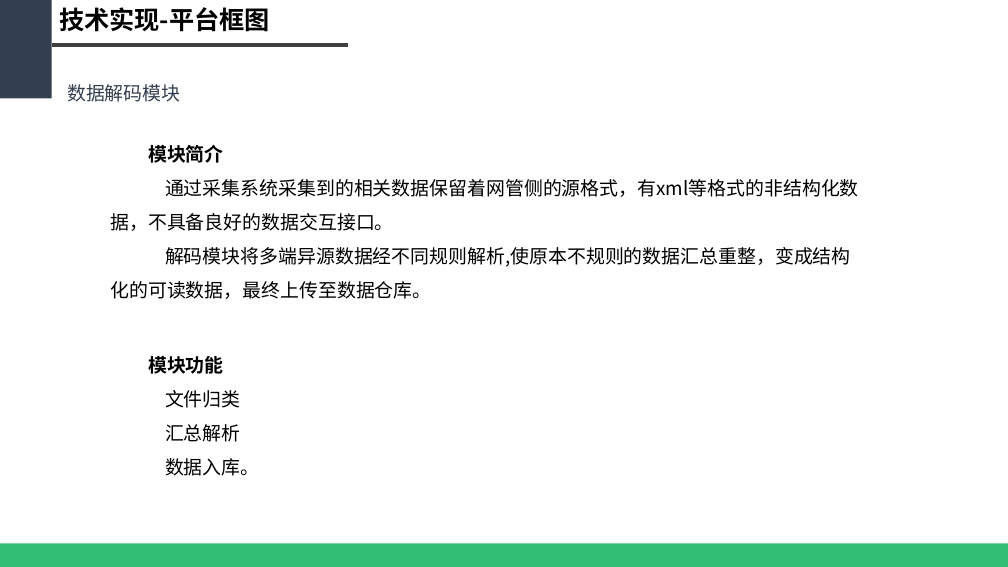
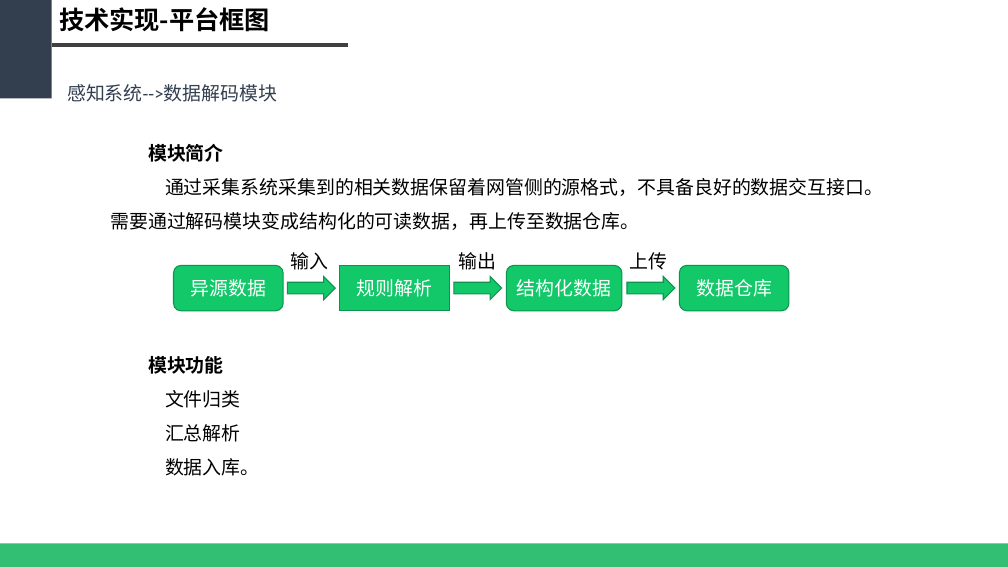
Before and after one commit to WeakX/ZHCM, a slide deck: slide 20 of PPT/(2018.01.16)基于大数据的智慧网络运维平台.pptx (slide 19 before the commit). Drawn at 1008x567 pixels with LibreOffice and Linux fonts; fonts in the diff are those of the drawing. Boxes give left, top, right and bottom in pixels: in the first picture for what was removed or moved away, otherwise in the second. Text is boxed around its words. In the diff, an @@ line names an element or a change of style, - is before the commit and + after.

```diff
--- a/PPT/(2018.01.16)基于大数据的智慧网络运维平台.pptx
+++ b/PPT/(2018.01.16)基于大数据的智慧网络运维平台.pptx
@@ text at <box>67,84,277,102</box>: text changed @@
-数据解码模块
+感知系统-->数据解码模块
@@ text at <box>110,178,883,230</box>: text changed @@
-通过采集系统采集到的相关数据保留着网管侧的源格式，有xml等格式的非结构化数据，不具备良好的数据交互接口。
-解码模块将多端异源数据经不同规则解析,使原本不规则的数据汇总重整，变成结构化的可读数据，最终上传至数据仓库。
+通过采集系统采集到的相关数据保留着网管侧的源格式，不具备良好的数据交互接口。需要通过解码模块变成结构化的可读数据，再上传至数据仓库。
@@ rounded rectangle added at <box>174,265,284,311</box>, fill #12C869, outline #0D944E 1 pt, 18 pt, text #FFFFFF @@
+异源数据
@@ text added at <box>291,252,329,270</box>, 18 pt, text #000000 @@
+输入
@@ rectangle added at <box>340,265,449,311</box>, fill #12C869, outline #0D944E 1 pt, 18 pt, text #FFFFFF @@
+规则解析
@@ text added at <box>459,252,497,270</box>, 18 pt, text #000000 @@
+输出
@@ rounded rectangle added at <box>507,265,622,311</box>, fill #12C869, outline #0D944E 1 pt, 18 pt, text #FFFFFF @@
+结构化数据
@@ text added at <box>629,252,667,270</box>, 18 pt, text #000000 @@
+上传
@@ rounded rectangle added at <box>680,265,789,311</box>, fill #12C869, outline #0D944E 1 pt, 18 pt, text #FFFFFF @@
+数据仓库
@@ right arrow added at <box>287,277,335,300</box>, fill #12C869, outline #0D944E 1 pt @@
@@ right arrow added at <box>454,277,501,300</box>, fill #12C869, outline #0D944E 1 pt @@
@@ right arrow added at <box>627,277,675,300</box>, fill #12C869, outline #0D944E 1 pt @@
```
Also in this commit, not shown: 12 other slides changed, 1 slide added, 4 other files.
